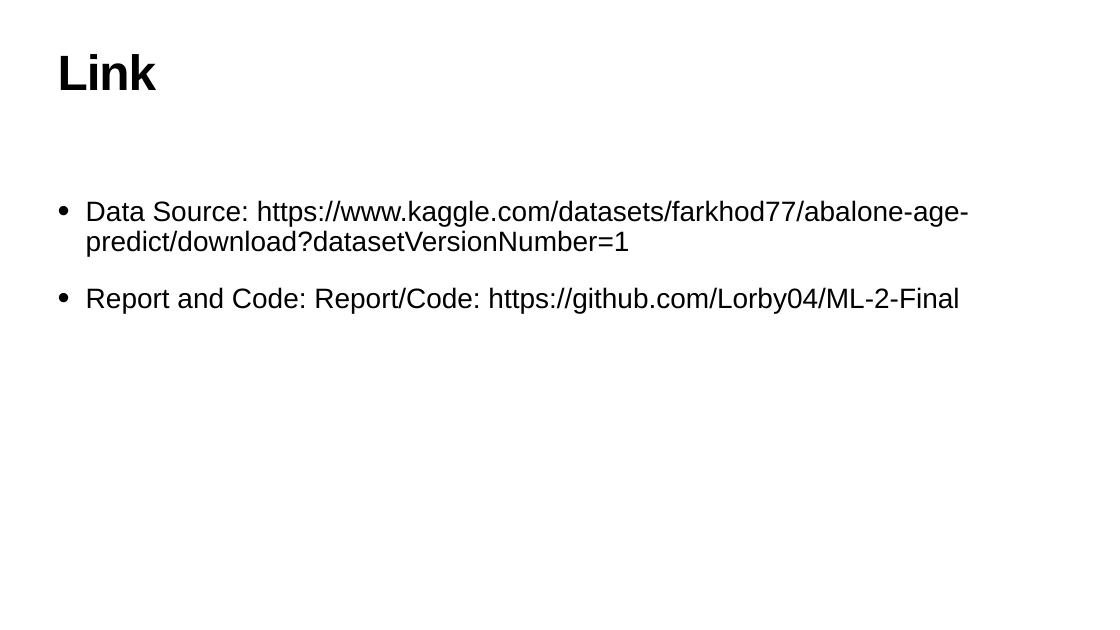
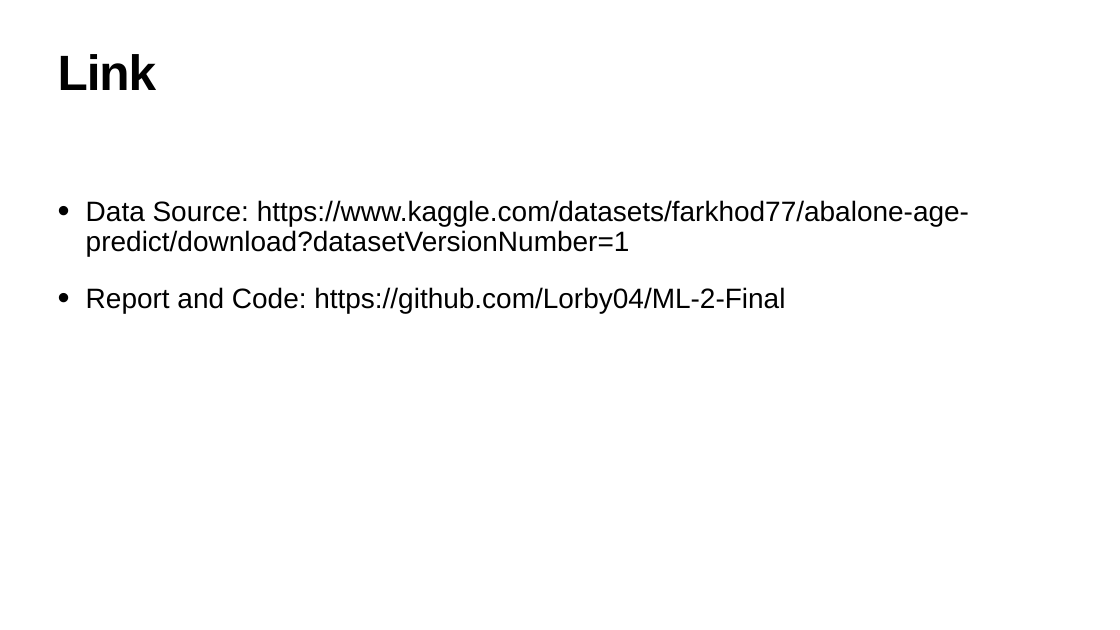
Before and after one commit to Lorby04/ML-2-Final, a slide deck: slide 3 of Report.pptx. Drawn at 1120x630 pixels with LibreOffice and Linux fonts; fonts in the diff are those of the drawing; background and template pictures are left out. Boxes give left, top, right and bottom in pixels: in the first picture for what was removed or moved away, otherwise in the second. Text is boxed around its words. In the diff, an @@ line names an element or a change of style, - is before the commit and + after.

```diff
--- a/Report.pptx
+++ b/Report.pptx
@@ text at (x1=86, y1=287, x2=785, y2=313): text changed @@
-• Report and Code: Report/Code: https://github.com/Lorby04/ML-2-Final
+• Report and Code: https://github.com/Lorby04/ML-2-Final
```
Also in this commit, not shown: 3 other slides changed, 1 slide added, 2 other files.
